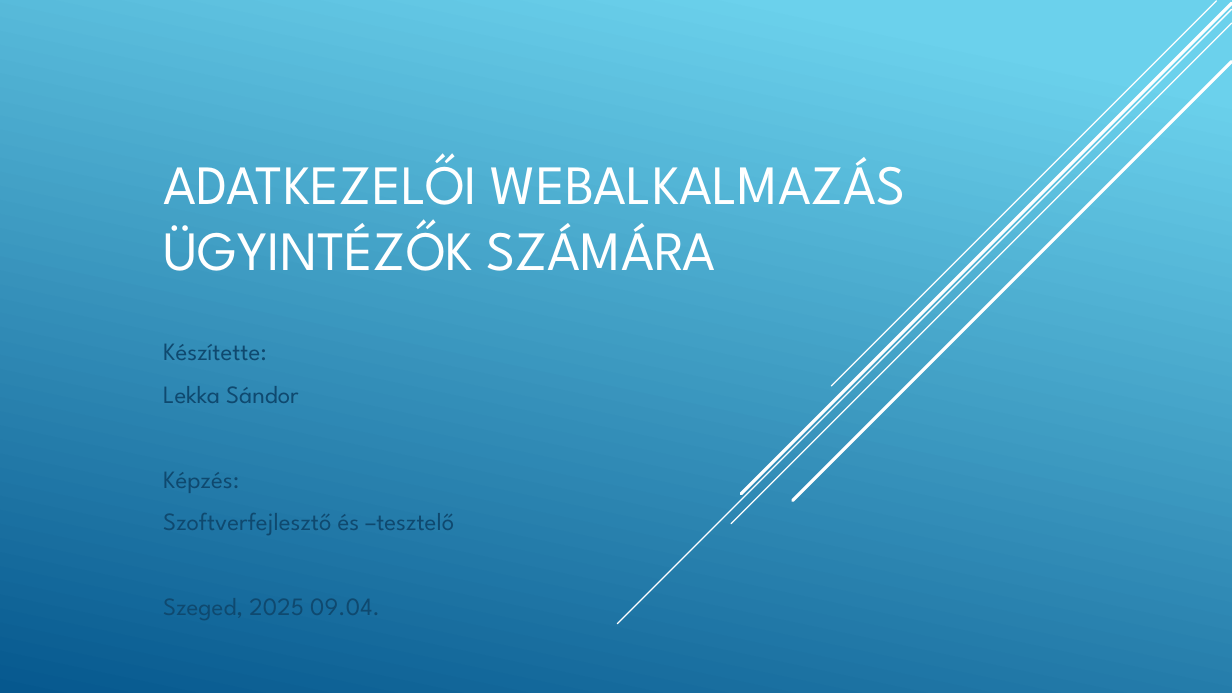
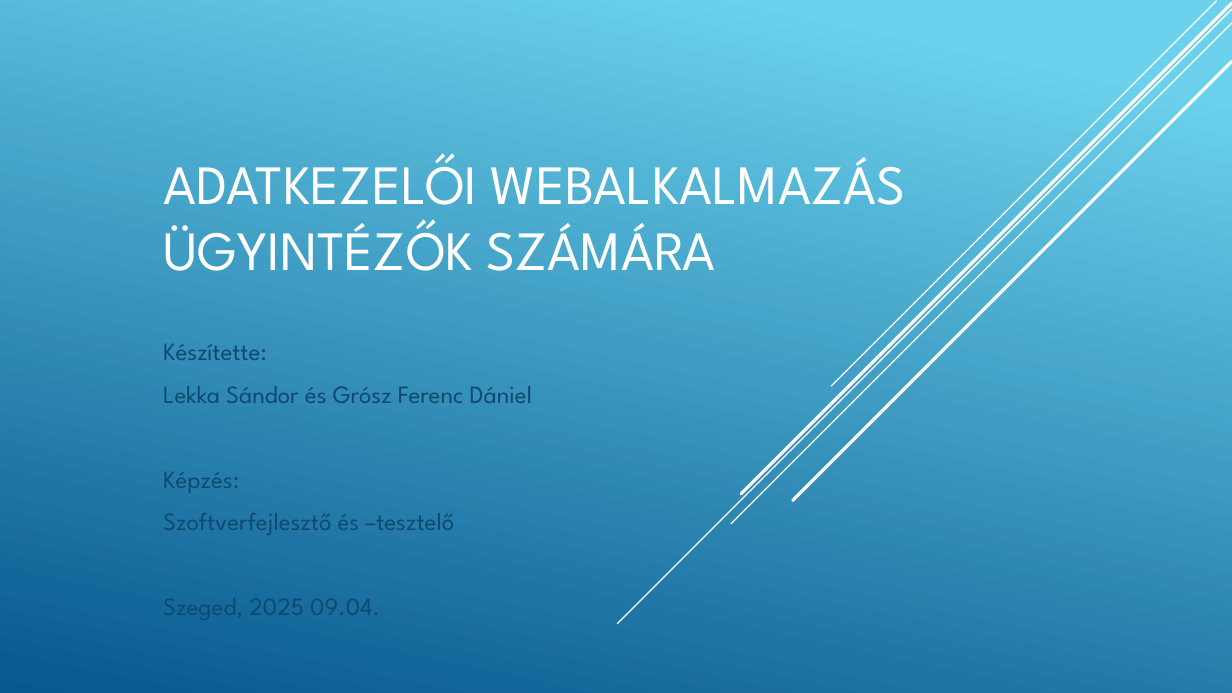
Before and after one commit to lekkaLive/lekkaproject, a slide deck: slide 1 of prezentacio/Adatkezelői webalkalmazás.pptx. Drawn at 1232x693 pixels with LibreOffice and Linux fonts; fonts in the diff are those of the drawing. Boxes give left, top, right and bottom in pixels: in the first picture for what was removed or moved away, otherwise in the second. Text is boxed around its words. In the diff, an @@ line names an element or a change of style, - is before the commit and + after.

```diff
--- a/prezentacio/Adatkezelői webalkalmazás.pptx
+++ b/prezentacio/Adatkezelői webalkalmazás.pptx
@@ subtitle at [163,386,532,403]: text changed @@
-Lekka Sándor
+Lekka Sándor és Grósz Ferenc Dániel
```
Also in this commit, not shown: 9 other slides changed, 2 other files.
